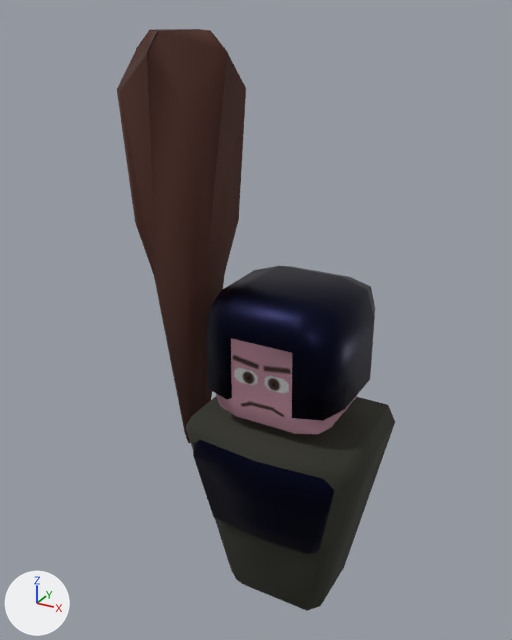
What one commit did to the glTF model public/media/monster/brute.glb.
Both versions are drawn from a 50 mm camera at (0.96, -2.01, 2.13) aimed at (-0.15, 0.01, 1.12). Every picture has the same lights, and +X, +Y and +Z are marked at lower left. The picture after the commit comes second.

The first picture shows 'Brute'.
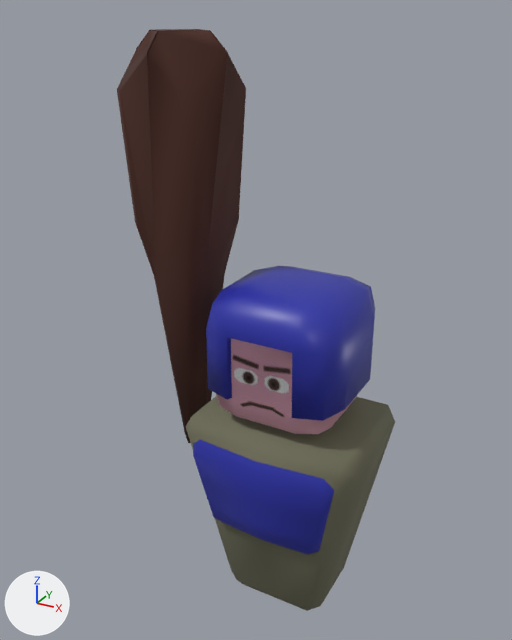
Commit message: Monster: Make Brute brighter

Pixel boxes (x1, y1, x2, y2) of what changed, in the pictures (512 x 640 px):
'Brute', recoloured, surface changed (lighter)
    both: (183, 266, 395, 611)

The edits, one by one:
Material 'Body' (mat_body) changes colour from black #2d2d24 to dark yellow #706f59; in linear values from (0.0267, 0.0263, 0.0179) to (0.161, 0.158, 0.101).
In material 'Metal' (mat_metal), metallic goes from 1.0 to 0.0.
Material 'Metal' (mat_metal) changes colour from dark blue #16172d to blue #2c33a8; in linear values from (0.0081, 0.00872, 0.0267) to (0.0257, 0.0325, 0.389).
